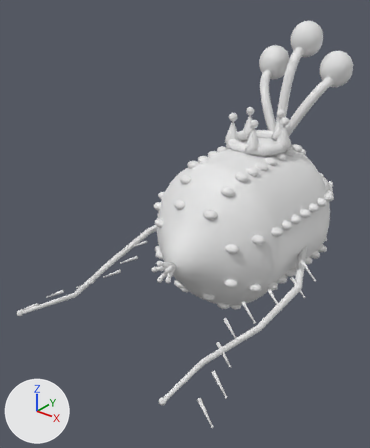
Before and after pictures for a commit that changed the FBX model EvolutionShop/Assets/EvolutionShop/Resources/Art/DioramaKit/DioramaAurorafin.fbx.
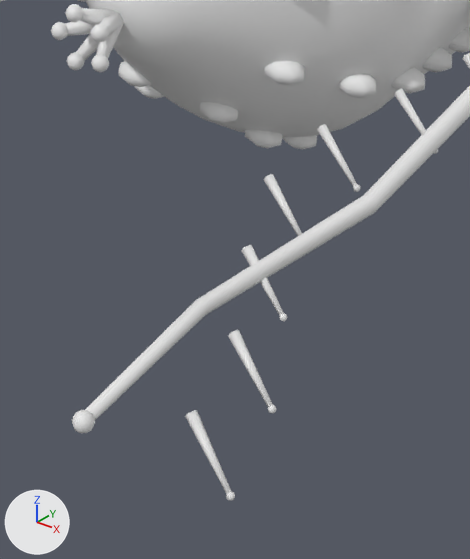
The first picture shows the older version from a 50 mm camera at (0.761, -1.239, 0.694) aimed at (-0.037, -0.24, 0.075). The close-ups show the older and then the newer version on the part from 36% to 79% of the width and 58% to 100% of the height of that picture. Only the edits that show in the close-ups are written down. Lighting does not change. The marker at lower left points along +X, +Y and +Z. Where no turn or scale is listed for an object, it has been applied to the vertices. Vertices at exactly the same position are counted once.

The first close-up shows 'Body', 'Left fin pivot', 'Tail pivot'.
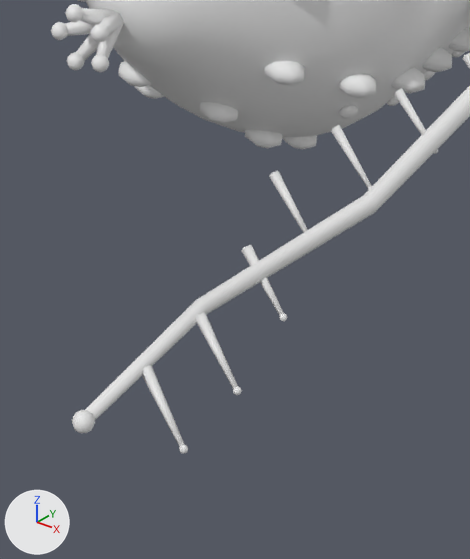
Pixel boxes (x1, y1, x2, y2) of what changed, in the close-ups (470 x 559 px; the box of a moved part takes in the faces that stretch with it):
'Left fin pivot', reshaped: before (72, 53, 470, 501); after (72, 53, 470, 454)
part 1 of me_left_fin_016, moved or reshaped: before (317, 124, 357, 187); after (331, 125, 372, 188)
part 2 of me_left_fin_016, moved or reshaped (not visible afterwards): before (353, 184, 361, 192)
part 3 of me_left_fin_016, moved or reshaped: before (264, 174, 302, 236); after (269, 170, 308, 233)
part 4 of me_left_fin_016, moved or reshaped: before (228, 330, 273, 407); after (196, 313, 238, 389)
part 5 of me_left_fin_016, moved or reshaped: before (268, 405, 276, 413); after (233, 386, 242, 395)
part 6 of me_left_fin_016, moved or reshaped: before (185, 410, 231, 494); after (142, 365, 184, 447)
part 7 of me_left_fin_016, moved or reshaped: before (226, 491, 235, 501); after (179, 444, 188, 454)

The edits, one by one:
me_left_fin_016 is used by ob_left_fin_pivot; location (0.2, 0.02, -0.02).
me_left_fin_016 had 588 vertices, 630 faces and spanned x -0.019..0.128, y -0.688..0.005, z -0.122..0.012.
me_left_fin_016 now has 588 vertices, 630 faces and spans x -0.012..0.098, y -0.688..0.005, z -0.109..0.012.
me_left_fin_016 part 1: the loose piece of 10 vertices spanning x -0.015..0.039, y -0.324..-0.298, z -0.076..-0.04 is moved by (0.015, -0.002, 0.006).
me_left_fin_016 part 2: the loose piece of 52 vertices spanning x 0.034..0.041, y -0.325..-0.319, z -0.078..-0.071 is moved by (0.015, -0.002, 0.006).
me_left_fin_016 part 3: the loose piece of 10 vertices spanning x -0.019..0.035, y -0.399..-0.373, z -0.087..-0.051 is moved by (0.006, -0.002, 0.007).
me_left_fin_016 part 4: the loose piece of 10 vertices spanning x 0.055..0.108, y -0.551..-0.524, z -0.109..-0.074 is moved by (-0.029, -0.003, 0.002).
me_left_fin_016 part 5: the loose piece of 52 vertices spanning x 0.104..0.111, y -0.552..-0.546, z -0.111..-0.105 is moved by (-0.029, -0.003, 0.002).
me_left_fin_016 part 6: the loose piece of 10 vertices spanning x 0.072..0.126, y -0.626..-0.6, z -0.121..-0.085 is moved by (-0.04, -0.002, 0.02).
me_left_fin_016 part 7: the loose piece of 52 vertices spanning x 0.122..0.128, y -0.627..-0.621, z -0.122..-0.116 is moved by (-0.04, -0.002, 0.02).
Other edits to the shape of me_left_fin_016 do not show in these pictures.
